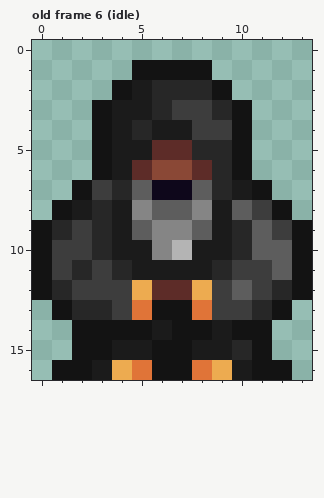
File history of a pixel-art file, BurningKnight/Content/Animations/dark_mage.ase. The first picture shows the starting point.
14x17 pixels, 6 frames. Colours within 5 levels of each other are drawn and written as one. Shown: old frame 6 (idle). The commit also changed other frames, which this record leaves out.
After:
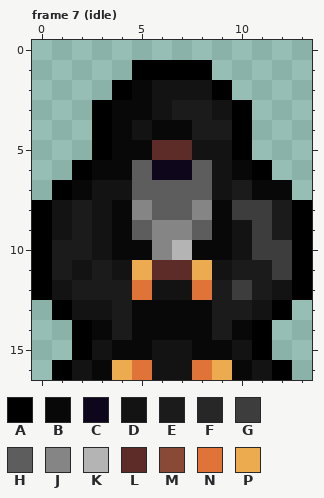
Palette (. is transparent): A #000000  B #080808  C #0e071b  D #131313  E #1b1b1b  F #272727  G #3d3d3d  H #5d5d5d  J #858585  K #b4b4b4  L #5d2c28  M #8a4836  N #e07438  P #edab50
A new or re-ordered frame is compared with the old frame closest to it.
Edits made:
frames 6 -> 7
Changed rows in their new state; - is an unchanged pixel.
Frame 7 (idle) is new; against old frame 6 (idle):
first column x 0:
 1 -----AAAA-----
 2 ----ABDDDA----
 3 ---ABBDEEDA---
 4 ---ABDBBEEA---
 5 ---ABB--DDA---
 6 --ABBHCCHDBA--
 7 -ABDD-HH-D-BB-
 8 A--DB----BG-EA
 9 ADEDB----BDGEA
10 AEEDBB--BBDGGA
11 AEDEDPLLPDEEGA
12 ADEEENDDNEGEDA
13 -ADDEBBBBEEDA-
14 --ABEBBBB-BA--
15 --A-BB--BBDA--
16 -A-B------B-A-
Changed places in both pictures, as pixel boxes (x1, y1, x2, y2):
changed: (32, 60, 312, 380)
